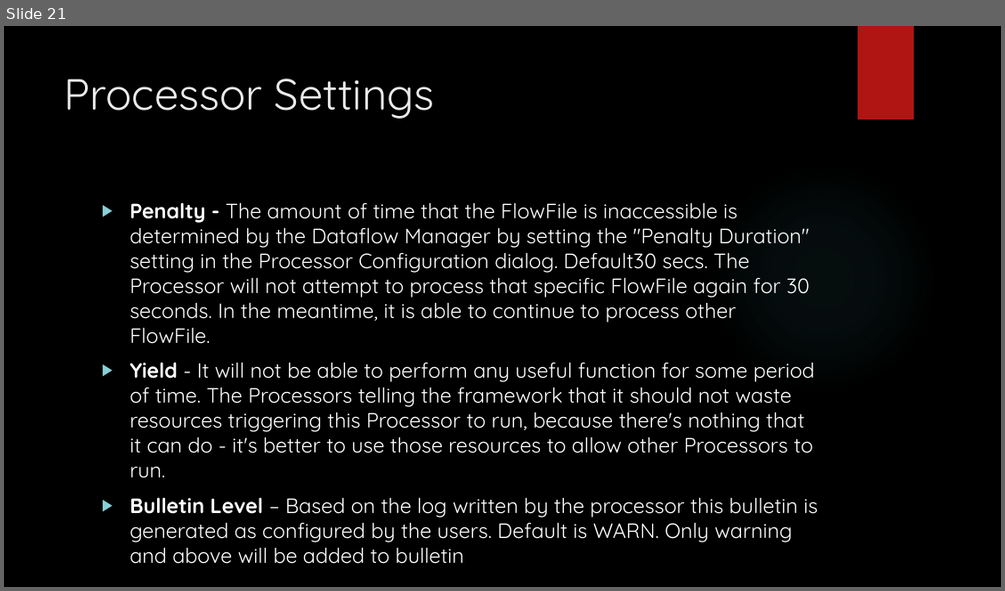
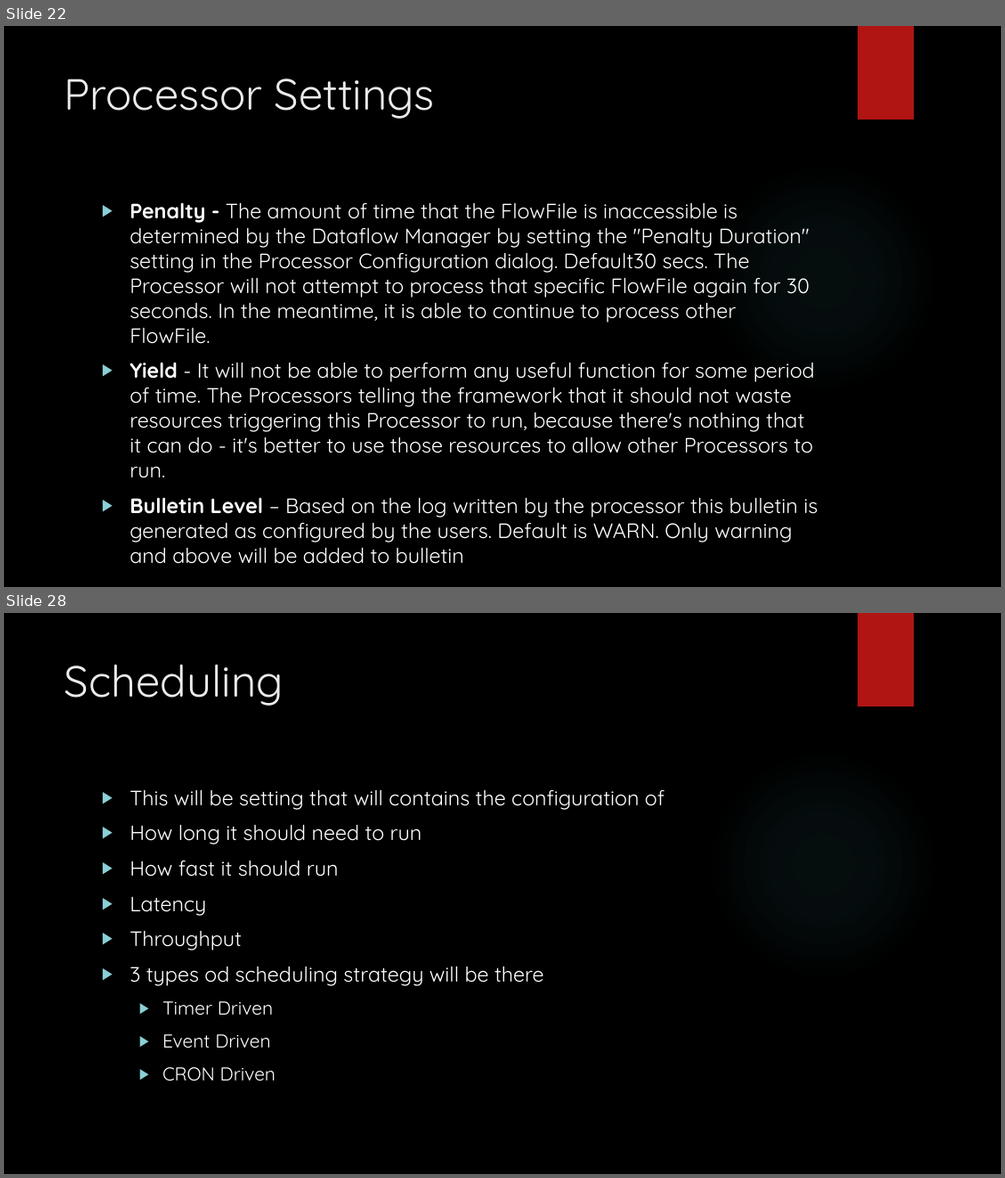
Before and after one commit to karthick1808/apachenifi, a slide deck: Apache Nifi.pptx. Shown one above the other, each under a label of ours: slide 21 before the commit, slides 22 and 28 after it; the slides between them are not shown. The pictures are 1005x591 and 1005x1178 pixels, drawn with LibreOffice and Linux fonts; fonts in the diff are those of the drawing; background and template pictures are left out. Boxes give left, top, right and bottom in pixels: in the first picture for what was removed or moved away, otherwise in the second. Text is boxed around its words. In the diff, an @@ line names an element or a change of style, - is before the commit and + after.

```diff
--- a/Apache Nifi.pptx
+++ b/Apache Nifi.pptx
@@ slide 28 added at (x1=4, y1=613, x2=1001, y2=1174), background picture (left out); not listed: 2 template elements that a slide beside it also shows @@
@@ title added at (x1=65, y1=664, x2=283, y2=706), 42 pt, text #EBEBEB @@
+Scheduling
@@ text added at (x1=129, y1=789, x2=664, y2=1081), 20 pt, text #FFFFFF @@
+▶ This will be setting that will contains the configuration of
+▶ How long it should need to run
+▶ How fast it should run
+▶ Latency
+▶ Throughput
+▶ 3 types od scheduling strategy will be there
+  ▶ Timer Driven
+  ▶ Event Driven
+  ▶ CRON Driven
@@ what was slide 21 is now slide 22 @@
```
Also in this commit, not shown: 1 slide changed, 10 other slides added.
